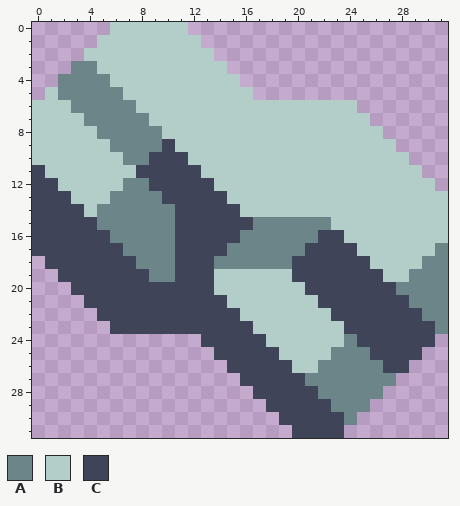
One commit to this pixel-art sprite: sprites/items/platinum.png. The picture above is the old version.
The file is 32x32 pixels.
Palette (. is transparent): A #6b8589  B #b3cec8  C #404458
Pixels before, first column x 0:
 0 ......BBBBBB....................
 1 .....BBBBBBBB...................
 2 ....BBBBBBBBBB..................
 3 ...AABBBBBBBBBB.................
 4 ..AAAABBBBBBBBBB................
 5 .BAAAAABBBBBBBBBB...............
 6 BBBAAAAABBBBBBBBBBBBBBBBB.......
 7 BBBBAAAAABBBBBBBBBBBBBBBBB......
 8 BBBBBAAAAABBBBBBBBBBBBBBBBB.....
 9 BBBBBBAAAACBBBBBBBBBBBBBBBBB....
10 BBBBBBBAACCCBBBBBBBBBBBBBBBBB...
11 CBBBBBBBCCCCCBBBBBBBBBBBBBBBBB..
12 CCBBBBBAACCCCCBBBBBBBBBBBBBBBBB.
13 CCCBBBAAAACCCCCBBBBBBBBBBBBBBBBB
14 CCCCBAAAAAACCCCCBBBBBBBBBBBBBBBB
15 CCCCCAAAAAACCCCCCAAAAAABBBBBBBBB
16 CCCCCCAAAAACCCCCAAAAAACCBBBBBBBB
17 CCCCCCCAAAACCCCAAAAAACCCCBBBBBBA
18 .CCCCCCCAAACCCAAAAAACCCCCCBBBBAA
19 ..CCCCCCCAACCCBBBBBBCCCCCCCBBAAA
20 ...CCCCCCCCCCCBBBBBBBCCCCCCCAAAA
21 ....CCCCCCCCCCCBBBBBBBCCCCCCCAAA
22 .....CCCCCCCCCCCBBBBBBBCCCCCCCAA
23 ......CCCCCCCCCCCBBBBBBBCCCCCCCA
24 .............CCCCCBBBBBBACCCCCC.
25 ..............CCCCCBBBBAAACCCC..
26 ...............CCCCCBBAAAAACC...
27 ................CCCCCAAAAAAA....
28 .................CCCCCAAAAA.....
29 ..................CCCCCAAA......
30 ...................CCCCCA.......
31 ....................CCCC........
New version:
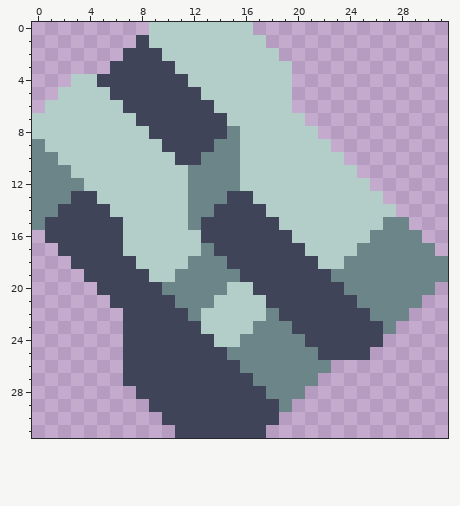
From old to new:
Changed rows in their new state; - is an unchanged pixel.
first column x 0:
 0 ------...---BBBBB---------------
 1 -----...C----BBBBB--------------
 2 ----...CCC----BBBBB-------------
 3 ---...CCCCC----BBBBB------------
 4 --.BBCCCCCCC----BBBB------------
 5 -.BBBBCCCCCCC----BBB------------
 6 .--BBBBCCCCCCC------.....-------
 7 ----BBBBCCCCCCC------.....------
 8 -----BBBBCCCCCCA------.....-----
 9 A-----BBBB-CCCAA-------.....----
10 AA-----BBBB-CAAA--------.....---
11 AAA-----BBBBAAAA---------.....--
12 AAAA---BBBBBAAAA----------.....-
13 AAACC-BBBBBBAAACC----------.....
14 AA--CCBBBBBBAA--CC----------....
15 A----CCBBBBBA----CCBBBB----AA...
16 .-----CBBBBBB---CCCCBBBB--AAAA..
17 ..-----BBBBBBA-CCCCCCBBBBAAAAAA.
18 -..-----BBBBAA-CCCCC--BBAAAAAA--
19 --..-----BBAAAAACCCC---AAAAAA---
20 ---..-----AAAAA--CCCC---AAAA---.
21 ----..-----AAAB---CCCC---AAAA-..
22 -----..-----ABBB--ACCCC---AAA...
23 ------.------BBBBAAACCCC---A....
24 -------CCCCCC-BBAAAAACCCC--....-
25 -------CCCCCCC-AAAAAAACCCC....--
26 -------CCCCCCCC-AAAAAA-......---
27 -------CCCCCCCCC-AAAA-......----
28 --------CCCCCCCCC-AAA......-----
29 ---------CCCCCCCCC-A......------
30 ----------CCCCCCCCC......-------
31 -----------CCCCCCC--....--------
